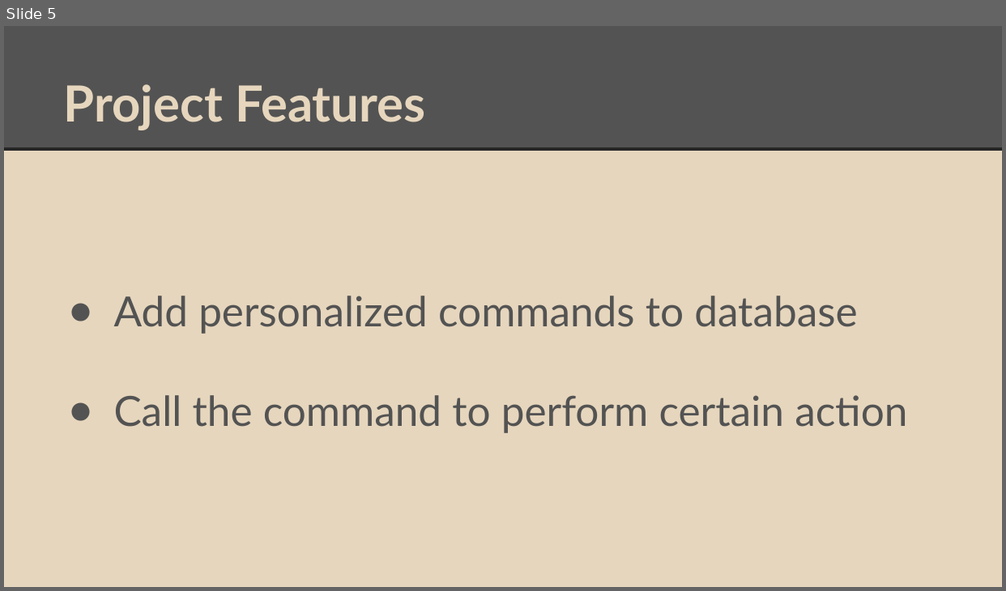
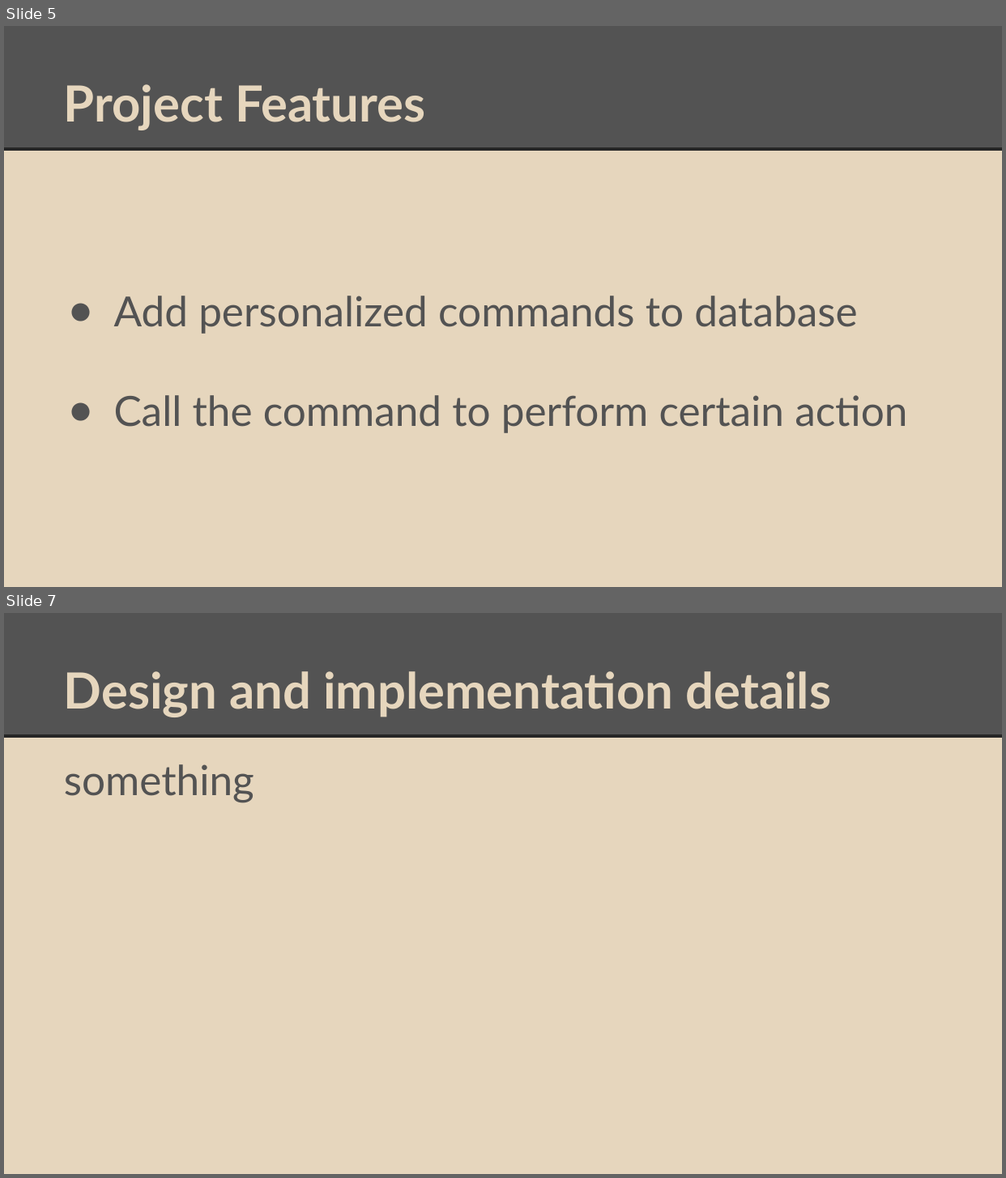
Before and after one commit to paritosh-gupta/AI_valet_CS-275-drexel, a slide deck: CS275-Projcet.pptx. Shown one above the other, each under a label of ours: slide 5 before the commit, slides 5 and 7 after it; the slides between them are not shown. The pictures are 1006x591 and 1006x1178 pixels, drawn with LibreOffice and Linux fonts; fonts in the diff are those of the drawing. Boxes give left, top, right and bottom in pixels: in the first picture for what was removed or moved away, otherwise in the second. Text is boxed around its words. In the diff, an @@ line names an element or a change of style, - is before the commit and + after.

Commit message:
new slides

```diff
--- a/CS275-Projcet.pptx
+++ b/CS275-Projcet.pptx
@@ slide 7 added at (4,613,1002,1174), background #E6D6BD; not listed: 2 template elements that a slide beside it also shows @@
@@ title added at (64,671,832,717), 36 pt, text #E6D6BD, bold @@
+Design and implementation details
@@ text added at (64,764,254,803), 30 pt, text #535353 @@
+something
```
Also in this commit, not shown: 1 other slide added, 2 slides removed.
